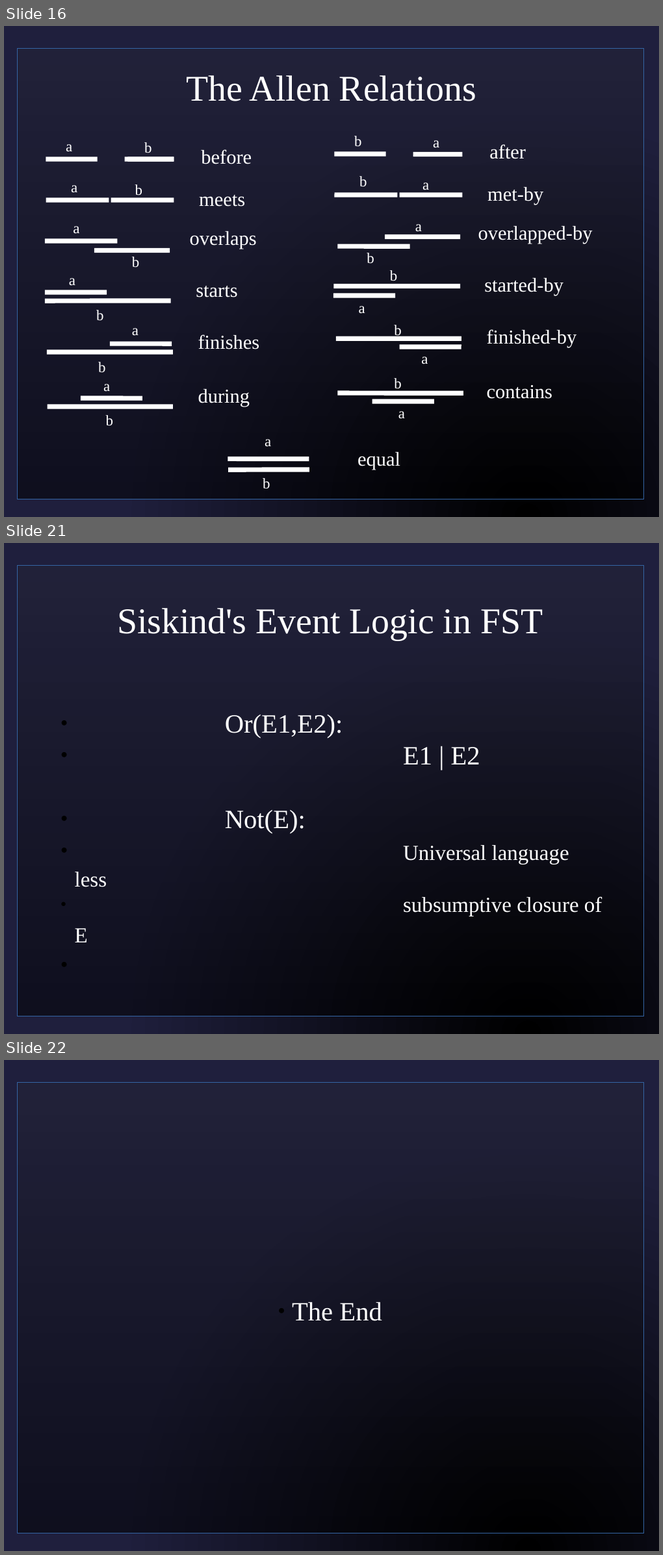
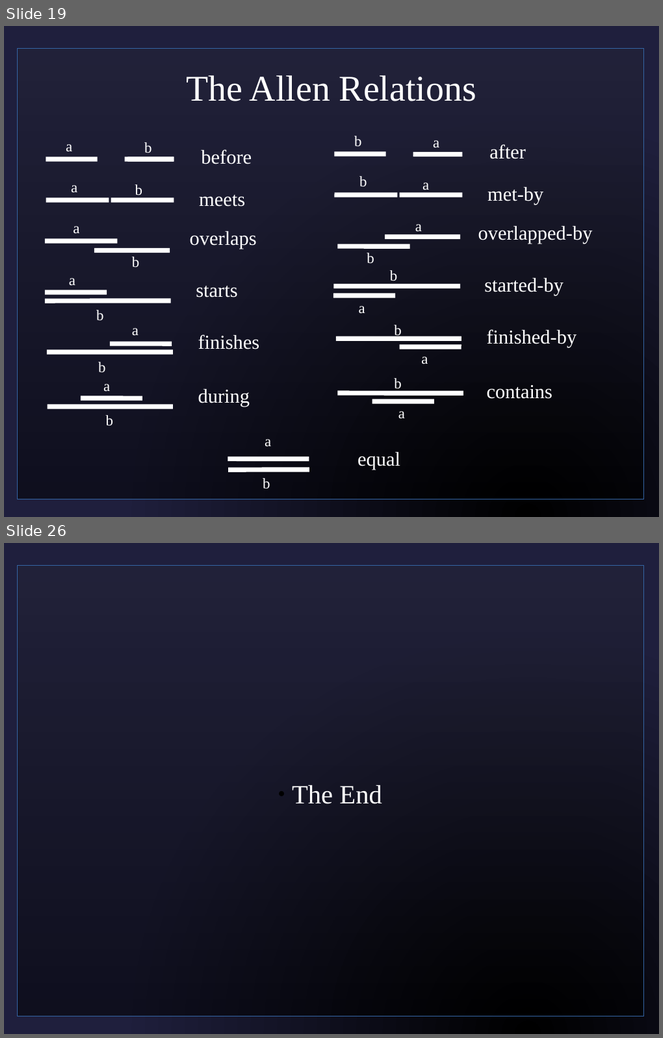
Before and after one commit to sjf/eventlogic, a slide deck: pres1.odp. Shown one above the other, each under a label of ours: slides 16, 21 and 22 before the commit, slides 19 and 26 after it; the slides between them are not shown. The pictures are 663x1555 and 663x1038 pixels, drawn with LibreOffice and Linux fonts; fonts in the diff are those of the drawing; background and template pictures are left out. Boxes give left, top, right and bottom in pixels: in the first picture for what was removed or moved away, otherwise in the second. Text is boxed around its words. In the diff, an @@ line names an element or a change of style, - is before the commit and + after.

```diff
--- a/pres1.odp
+++ b/pres1.odp
@@ slide 21 removed at [4, 543, 659, 1034], background picture (left out); not listed: 1 template element that a slide beside it also shows @@
@@ title removed at [117, 608, 543, 641] @@
-Siskind's Event Logic in FST
@@ subtitle removed at [75, 715, 602, 943] @@
-  ● Or(E1,E2):
-  ● E1 | E2
-  ● Not(E):
-  ● Universal language less
-  ● subsumptive closure of E
@@ what was slide 16 is now slide 19 @@
@@ what was slide 22 is now slide 26 @@
```
Also in this commit, not shown: 7 slides changed, 9 slides added, 5 other slides removed, 1 other file.
